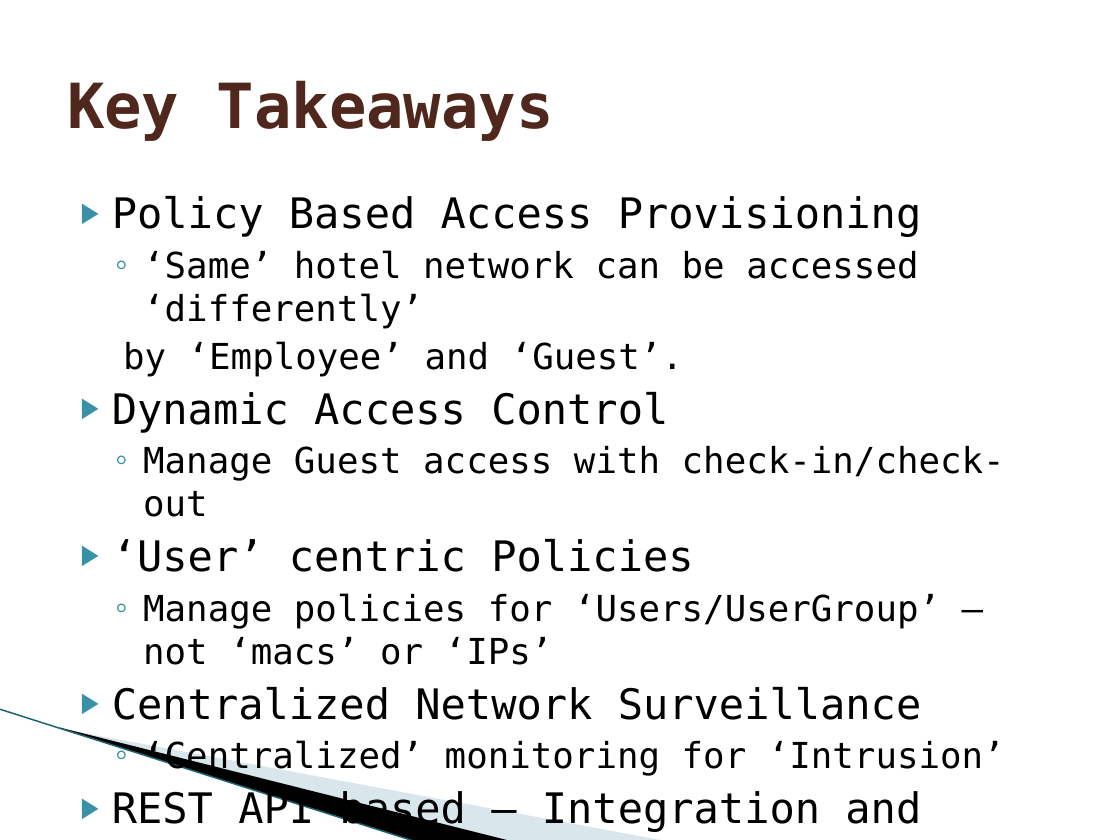
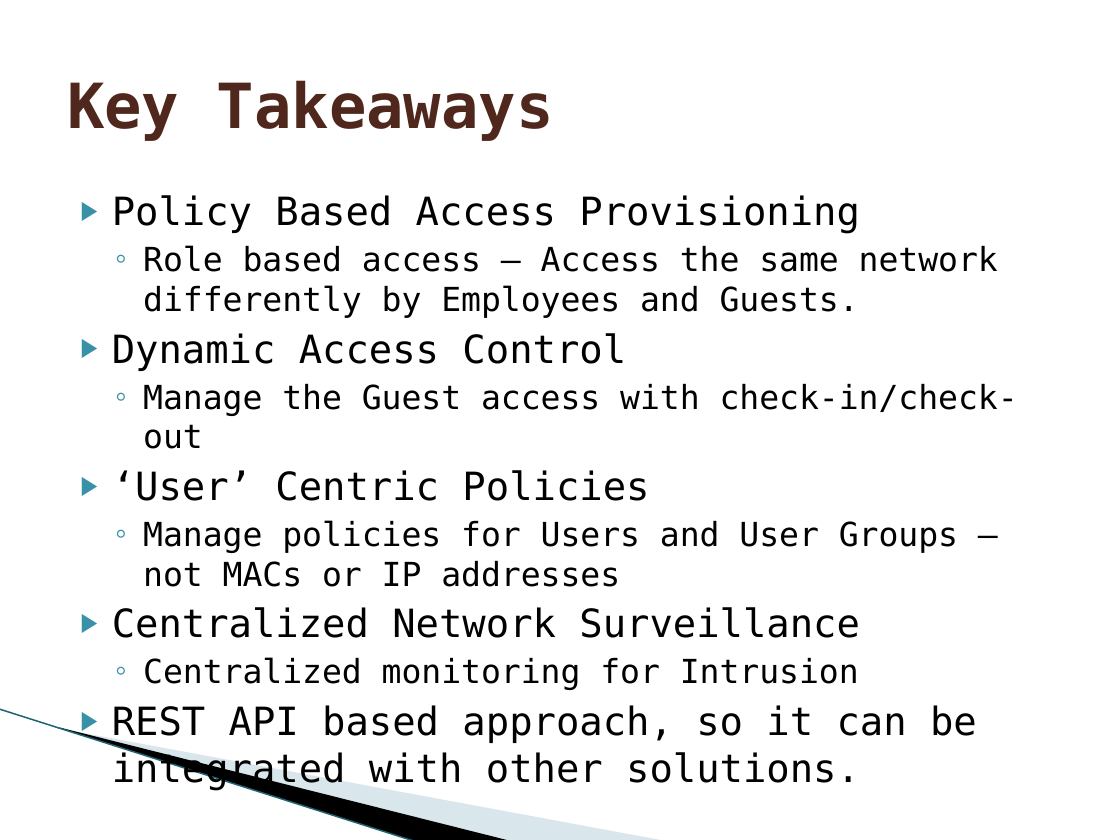
Before and after one commit to onfsdn/access_prov, a slide deck: slide 6 of Dynamic Access Provision.pptx. Drawn at 1120x840 pixels with LibreOffice and Linux fonts; fonts in the diff are those of the drawing; background and template pictures are left out. Boxes give left, top, right and bottom in pixels: in the first picture for what was removed or moved away, otherwise in the second. Text is boxed around its words. In the diff, an @@ line names an element or a change of style, - is before the commit and + after.

```diff
--- a/Dynamic Access Provision.pptx
+++ b/Dynamic Access Provision.pptx
@@ text at (x1=112, y1=195, x2=860, y2=638): size 27 to 25 pt in "Policy Based Access Provisioning", "Dynamic Access Control", "Centralized Network Surveillance" @@
@@ text at (x1=143, y1=245, x2=998, y2=318): text changed; size 23 to 21.3 pt @@
-  ◦ ‘Same’ hotel network can be accessed ‘differently’
-  by ‘Employee’ and ‘Guest’.
+  ◦ Role based access – Access the same network differently by Employees and Guests.
@@ text at (x1=112, y1=383, x2=1018, y2=587): text changed; size 23 to 21.3 pt @@
-  ◦ Manage Guest access with check-in/check-out
-  ▶ ‘User’ centric Policies
-  ◦ Manage policies for ‘Users/UserGroup’ – not ‘macs’ or ‘IPs’
+  ◦ Manage the Guest access with check-in/check-out
+  ▶ ‘User’ Centric Policies
+  ◦ Manage policies for Users and User Groups – not MACs or IP addresses
@@ text at (x1=112, y1=657, x2=977, y2=790): text changed; size 23 to 25 pt @@
-  ◦ ‘Centralized’ monitoring for ‘Intrusion’
-  ▶ REST API based – Integration and extensible
+  ◦ Centralized monitoring for Intrusion
+  ▶ REST API based approach, so it can be integrated with other solutions.
```
Also in this commit, not shown: 4 other slides changed, 1 slide added, 1 slide removed, 1 other file.
